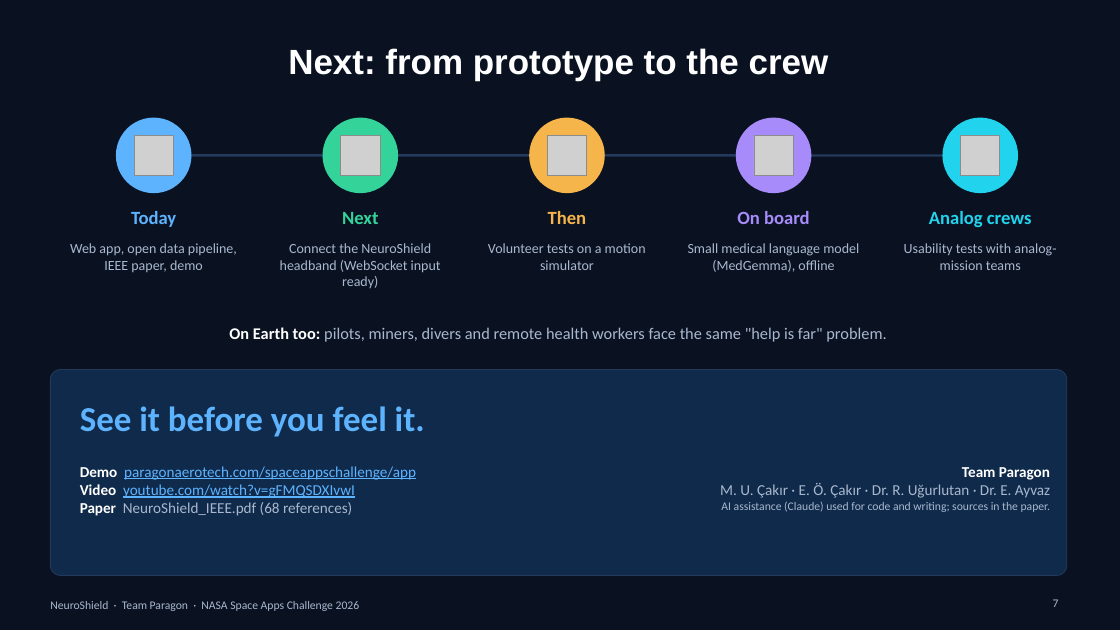
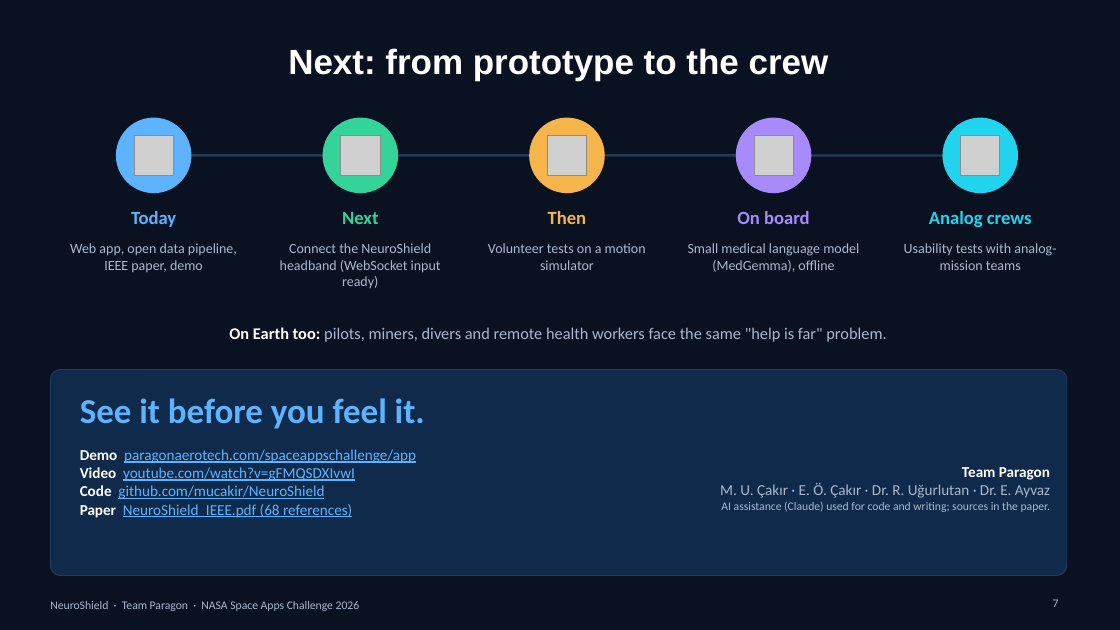
Before and after one commit to mucakir/NeuroShield, a slide deck: slide 7 of presentation/NeuroShield_TeamParagon.pptx. Drawn at 1120x630 pixels with LibreOffice and Linux fonts; fonts in the diff are those of the drawing; grey boxes stand for pictures. Boxes give left, top, right and bottom in pixels: in the first picture for what was removed or moved away, otherwise in the second. Text is boxed around its words. In the diff, an @@ line names an element or a change of style, - is before the commit and + after.

```diff
--- a/presentation/NeuroShield_TeamParagon.pptx
+++ b/presentation/NeuroShield_TeamParagon.pptx
@@ text "See it before you feel ...": place and size @@
-text "See it before you feel ..." at <box>80,406,425,437</box>
+text "See it before you feel ..." at <box>80,398,425,429</box>
@@ text "Demo paragonaerotech.com/spaceappschallenge/app": place and size @@
-text "Demo paragonaerotech.com/spaceappschallenge/app" at <box>80,466,416,516</box>
+text "Demo paragonaerotech.com/spaceappschallenge/app" at <box>80,449,416,518</box>
@@ text at <box>80,485,324,499</box>: paragraph added @@
+Code github.com/mucakir/NeuroShield
@@ text at <box>80,504,352,518</box>: text colour #A9B8CE to #5EB3FF, underline on in "NeuroShield_IEEE.pdf (68 references)" @@
```
Also in this commit, not shown: 1 other slide changed, 1 other file.
